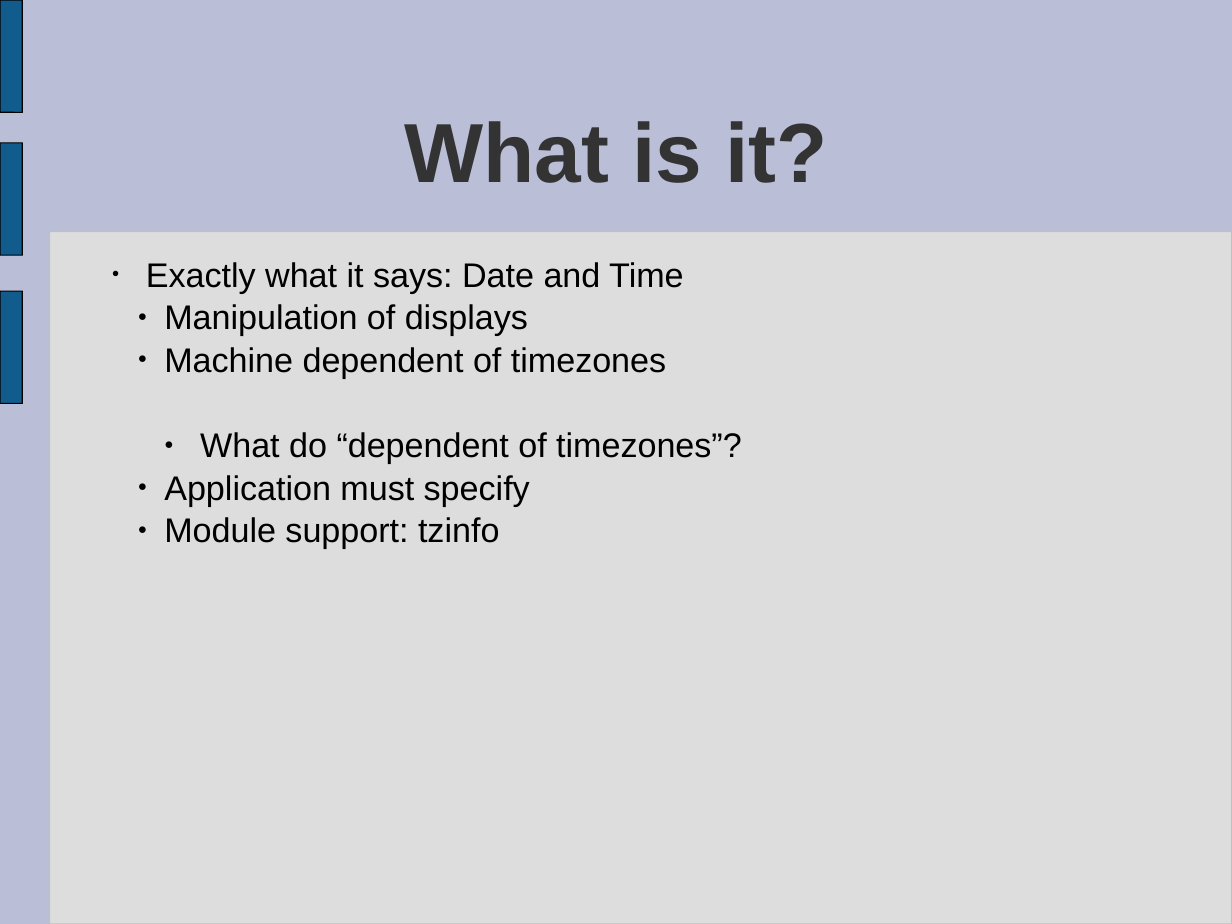
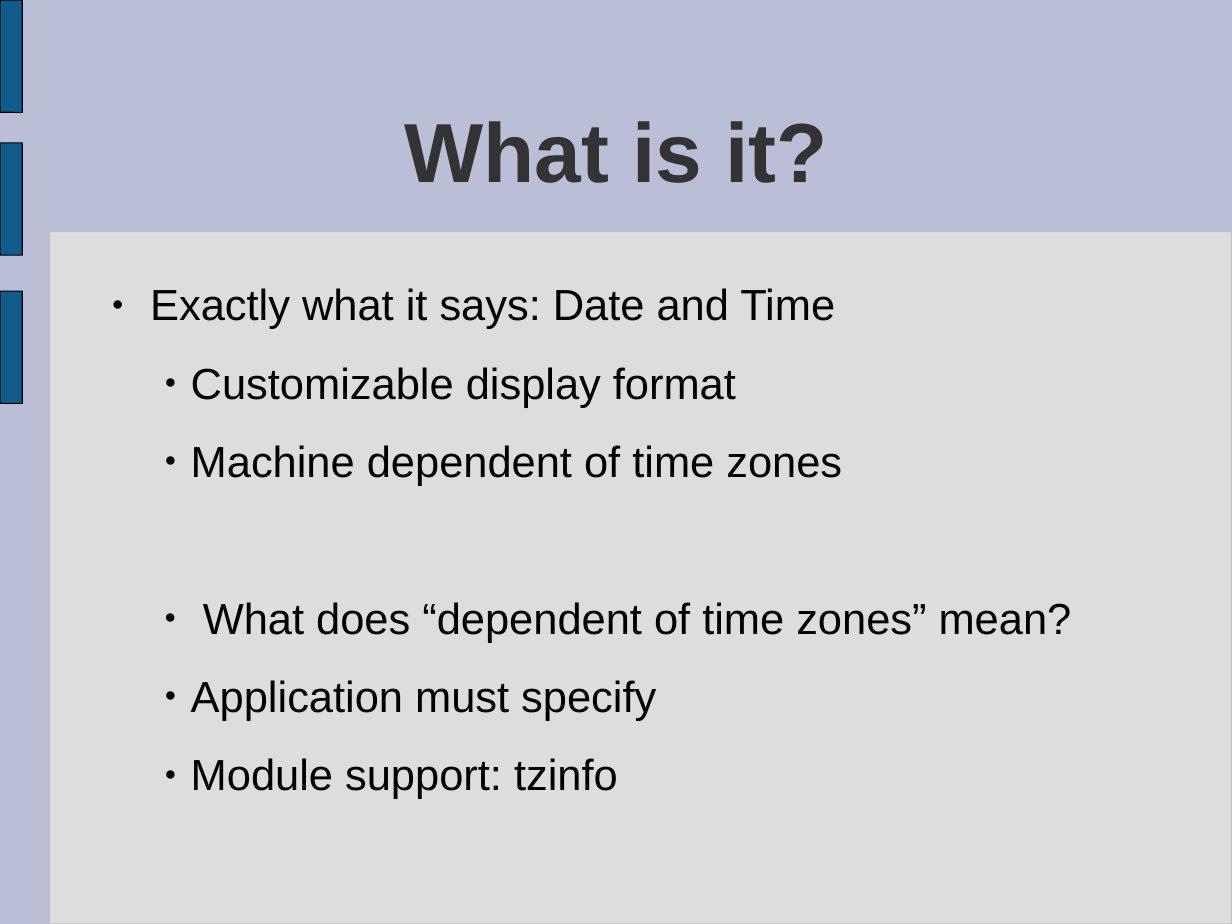
Before and after one commit to tdyhacker/pythonexploration, a slide deck: slide 2 of DateTime/DateTime.ppt. Drawn at 1232x924 pixels with LibreOffice and Linux fonts; fonts in the diff are those of the drawing. Boxes give left, top, right and bottom in pixels: in the first picture for what was removed or moved away, otherwise in the second. Text is boxed around its words. In the diff, an @@ line names an element or a change of style, - is before the commit and + after.

```diff
--- a/DateTime/DateTime.ppt
+++ b/DateTime/DateTime.ppt
@@ text at [150,288,835,799]: size 22 to 28 pt in "Exactly what it says: Date and Time", "Application must specify", "Module support: tzinfo"; line spacing 1.04 to 1.5; list level 2 to 3 in "Application must specify"; list level 2 to 3 in "Module support: tzinfo" @@
@@ text at [191,367,1072,643]: text changed; size 22 to 28 pt @@
-  ● Manipulation of displays
-  ● Machine dependent of timezones
-● What do “dependent of timezones”?
+    ● Customizable display format
+    ● Machine dependent of time zones
+● What does “dependent of time zones” mean?
```
Also in this commit, not shown: 3 other slides changed, 1 slide removed.
